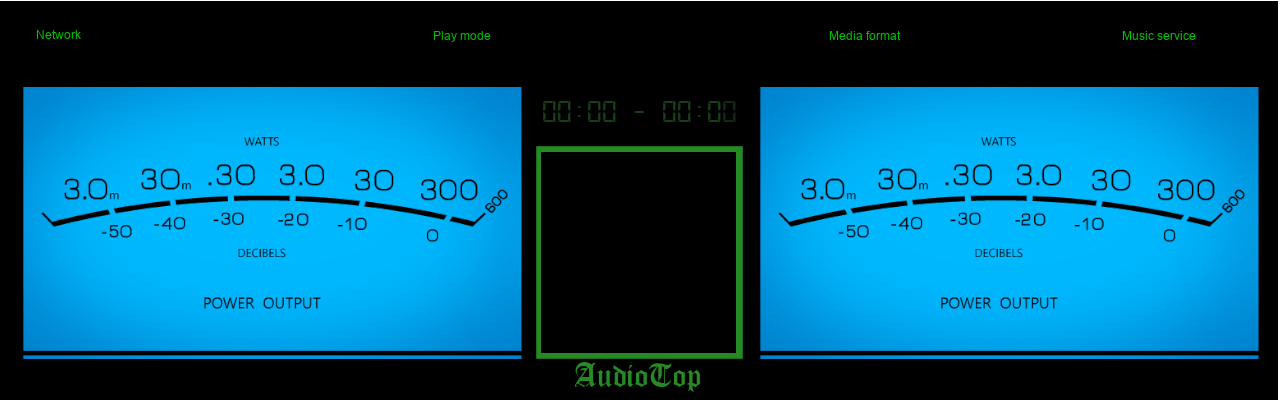
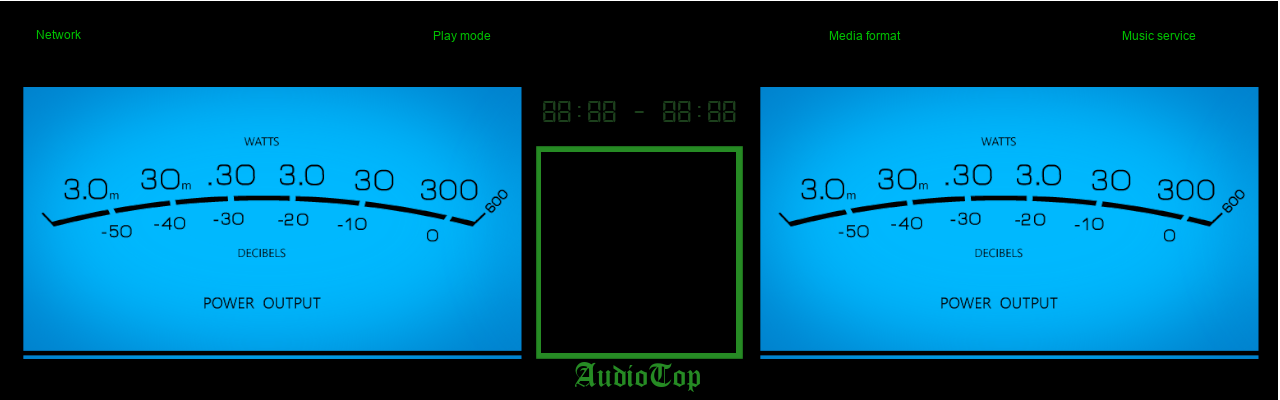
The second 1280 x 400 image is a revision of the first. Changes to its layers:
renamed "00:00 - 00:00" to "88:88 - 88:88", painted on it over bbox(543, 101, 736, 122)
